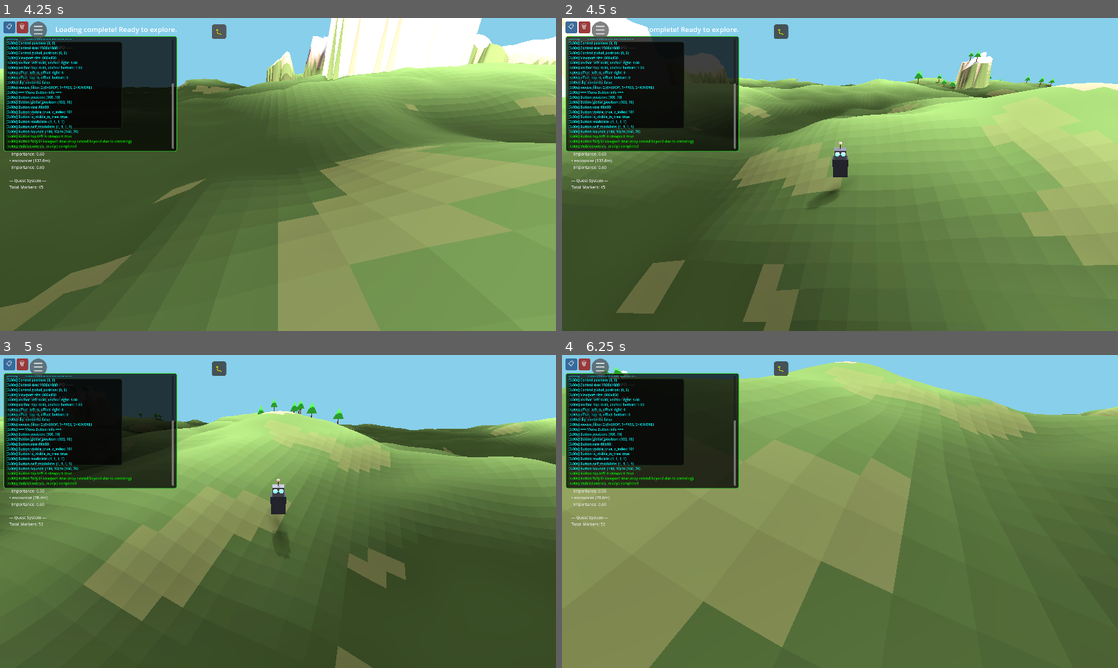
Above: before the commit, frames 1-4 (two rows, left to right).
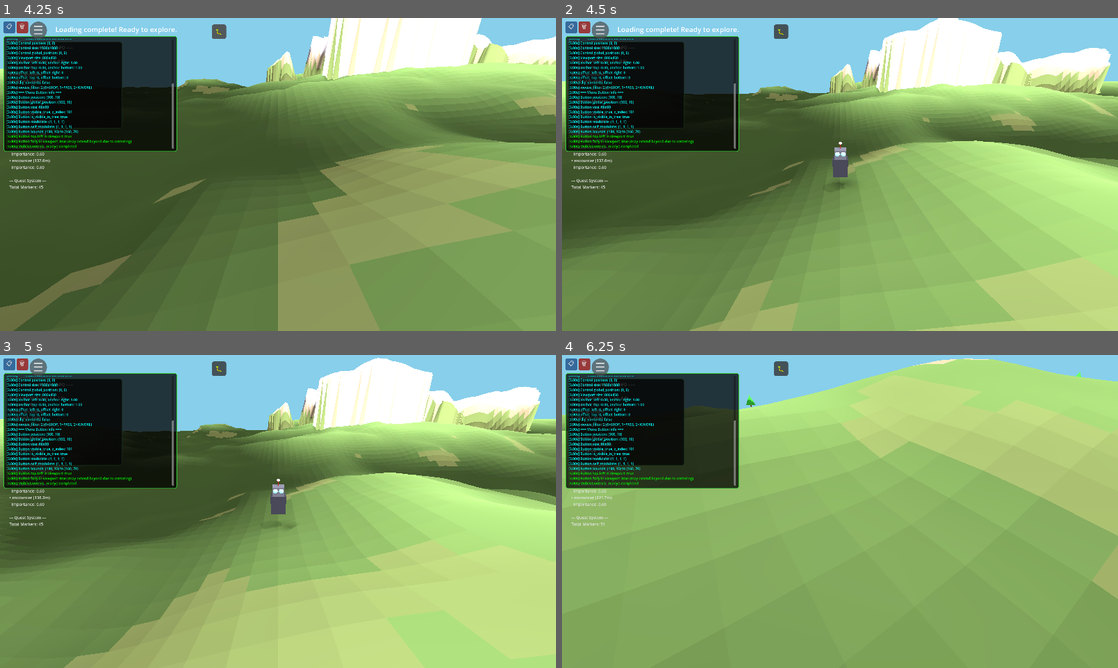
Above: after the commit, the same moments.

Repository: felix-dieterle/YouGame_godot4_public
Game: Godot game, scene res://scenes/main.tscn
Same seed, same stepped clock (60 frames per second), same inputs: the game is played once before the commit and once after it.
Inputs (mouse positions are in pixels of both pictures, inside the frame that each line leads up to):
- Up to frame 1 (4.25 s): click "📋" at 0.5 s; click "🗑" at 1.25 s; click "☰" at 2 s; click "👁 Toggle First Person View" at 2.75 s; click "🐛" at 3.5 s
- Up to frame 2 (4.5 s): tap Enter at 4.25 s; move the mouse to (812, 237) at 4.27 s; hold Up (ui_up) from 4.28 s (still down); hold V (toggle_camera_view) from 4.28 s (still down); click (812, 237) at 4.42 s
- Up to frame 3 (5 s): keep holding Up (ui_up); keep holding V (toggle_camera_view)
- Up to frame 4 (6.25 s): release Up (ui_up) at 5 s; release V (toggle_camera_view) at 5 s; drag from (1006, 558) to (812, 574) at 5.02 s; move the mouse to (673, 464) at 5.77 s; hold Left (ui_left) from 5.78 s (still down); hold V (toggle_camera_view) from 5.78 s (still down)

Frame 1 is identical in both runs. In frame 2, 68% of the frame differs, in the area x 0-100%, y 0-100%; in frame 3, 73%; in frame 4, 83%, in the area x 0-100%, y 1-100%.

Commit message:
Fix joystick navigation direction - negate Y axis for third-person mode
Co-authored-by: felix-dieterle <1490062+felix-dieterle@users.noreply.github.com>

Diff:
--- a/scripts/player.gd
+++ b/scripts/player.gd
@@ -90,7 +90,8 @@
             direction = input_3d.rotated(Vector3.UP, rotation.y)
         else:
             # Third-person: World-relative movement (original behavior)
-            direction = Vector3(input_dir.x, 0, input_dir.y).normalized()
+            # Negate input_dir.y to match forward direction (negative Z is forward)
+            direction = Vector3(input_dir.x, 0, -input_dir.y).normalized()
 
     if direction:
         # Check slope along intended movement path
